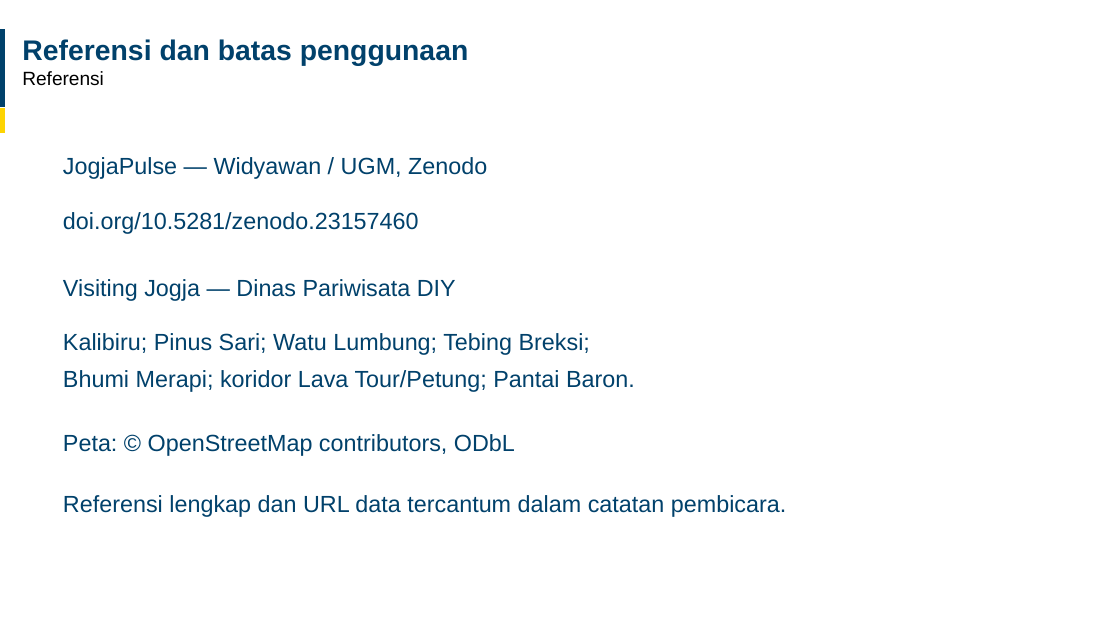
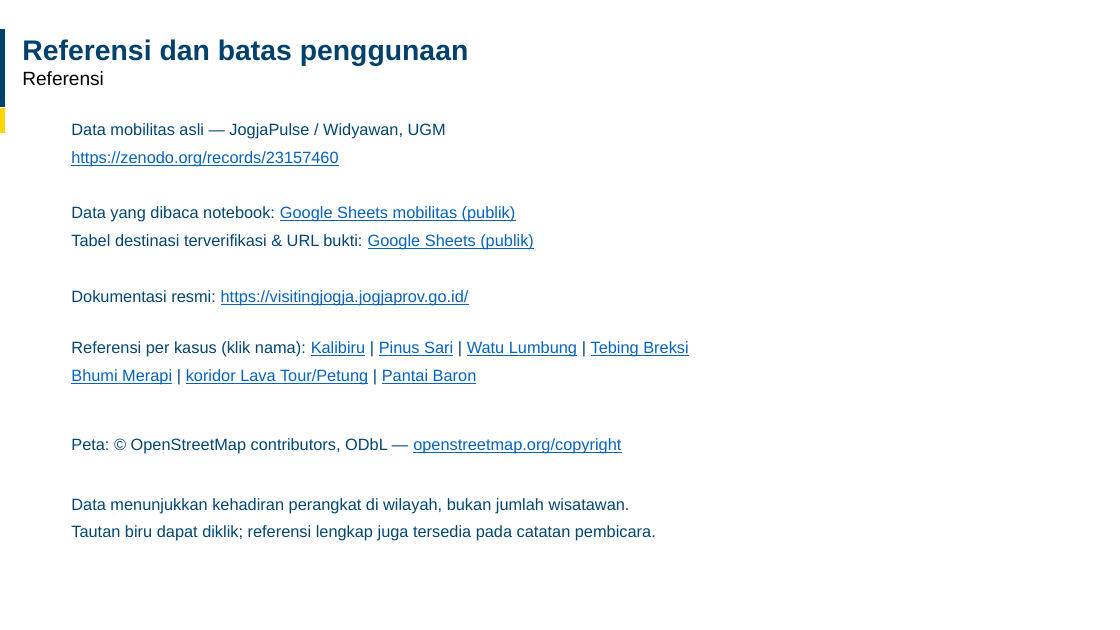
Before and after one commit to nastarynaz/korelasi-wisata-jogja-weekend, a slide deck: slide 17 of presentasi/Kawasan Wisata Jogja Lebih Aktif Saat Akhir Pekan.pptx. Drawn at 1120x630 pixels with LibreOffice and Linux fonts; fonts in the diff are those of the drawing; background and template pictures are left out. Boxes give left, top, right and bottom in pixels: in the first picture for what was removed or moved away, otherwise in the second. Text is boxed around its words. In the diff, an @@ line names an element or a change of style, - is before the commit and + after.

Commit message:
Show clickable data sources in presentation

```diff
--- a/presentasi/Kawasan Wisata Jogja Lebih Aktif Saat Akhir Pekan.pptx
+++ b/presentasi/Kawasan Wisata Jogja Lebih Aktif Saat Akhir Pekan.pptx
@@ text at box(71, 123, 446, 167): text changed; size 20 to 14 pt; text colour #01416B to #004773 @@
-JogjaPulse — Widyawan / UGM, Zenodo
+Data mobilitas asli — JogjaPulse / Widyawan, UGM
+https://zenodo.org/records/23157460
@@ text added at box(71, 206, 534, 249), 14 pt, text #004773 @@
+Data yang dibaca notebook: Google Sheets mobilitas (publik)
+Tabel destinasi terverifikasi & URL bukti: Google Sheets (publik)
@@ text removed at box(63, 212, 419, 234) @@
-doi.org/10.5281/zenodo.23157460
@@ text removed at box(63, 279, 456, 301) @@
-Visiting Jogja — Dinas Pariwisata DIY
@@ text added at box(71, 290, 469, 306), 14 pt, text #0563C1, underline @@
+Dokumentasi resmi: https://visitingjogja.jogjaprov.go.id/
@@ text at box(71, 341, 688, 385): text changed; size 20 to 14 pt; text colour #01416B to #0563C1 @@
-Kalibiru; Pinus Sari; Watu Lumbung; Tebing Breksi;
-Bhumi Merapi; koridor Lava Tour/Petung; Pantai Baron.
+Referensi per kasus (klik nama): Kalibiru | Pinus Sari | Watu Lumbung | Tebing Breksi
+Bhumi Merapi | koridor Lava Tour/Petung | Pantai Baron
@@ text at box(71, 438, 621, 454): text changed; size 20 to 14 pt; text colour #01416B to #004773 @@
-Peta: © OpenStreetMap contributors, ODbL
+Peta: © OpenStreetMap contributors, ODbL — openstreetmap.org/copyright
@@ text at box(71, 498, 656, 541): text changed; size 20 to 14 pt; text colour #01416B to #004773 @@
-Referensi lengkap dan URL data tercantum dalam catatan pembicara.
+Data menunjukkan kehadiran perangkat di wilayah, bukan jumlah wisatawan.
+Tautan biru dapat diklik; referensi lengkap juga tersedia pada catatan pembicara.
```
Also in this commit, not shown: 3 other slides changed.
